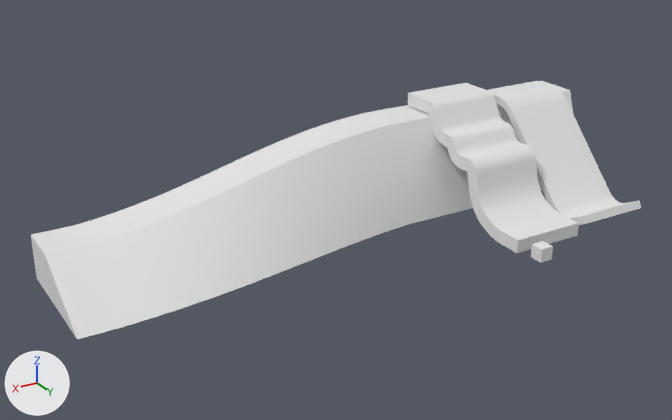
The glTF model Editor/IKRig/LevelModel/CurvedRamps_UniRamp.glb: old version first, new version second.
Both versions are drawn from a 50 mm lens placed at (277.0, 300.0, 199.0), pointed at (63.0, -56.0, 21.0). The lights are fixed; the arrows at lower left show +X, +Y and +Z. The older version comes first. Where no turn or scale is listed for an object, it has been applied to the vertices.

Script lines for the objects in view, before the commit:
```python
me_cube_001 = bpy.data.meshes.new('Cube.001')
me_cube_001.from_pydata(...)  # a box spanning x -3.49..3.49, y -3.49..3.49, z -3.49..3.49
me_plane_001 = bpy.data.meshes.new('Plane.001')
me_plane_001.from_pydata(...)  # 162 vertices, 320 faces; spans x -206.0..100.0, y -28.0..38.0, z 0.0..50.0
me_plane_002 = bpy.data.meshes.new('Plane.002')
me_plane_002.from_pydata(...)  # 112 vertices, 220 faces; spans x -49.4..-9.4, y -51.2..44.1, z 0.7..57.8
ob_cube = bpy.data.objects.new('Cube', me_cube_001)
ob_cube.location = (-16.0, 4.0, 4.0)
ob_plane = bpy.data.objects.new('Plane', me_plane_002)
ob_plane.location = (0.0, -50.0, 0.0)
ob_plane_001 = bpy.data.objects.new('Plane.001', me_plane_001)
ob_plane_001.location = (97.6, -75.3, 0.0)
# also in view: 'Plane.002' at (-75.0, -49.0, 27.0)
```
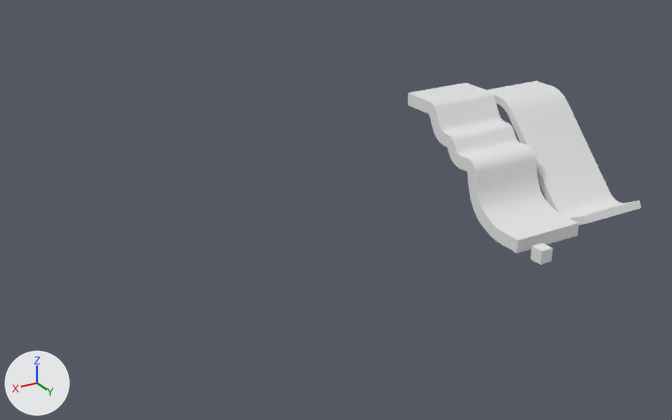
Scene script edits in JSON lines:
```json
{"op": "remove", "block": "ob_plane_001", "code": ["ob_plane_001 = bpy.data.objects.new('Plane.001', me_plane_001)", "ob_plane_001.location = (97.6, -75.3, 0.0)"]}
{"op": "set", "path": "ob_cube.location", "old": "(-16.0, 4.0, 4.0)", "new": "(-16.0, 4.0, 3.0)"}
```

Where the change shows, as pixel boxes (x1, y1, x2, y2) in the pictures (672 x 420 px):
```json
{"object": "Plane.001", "change": "deleted", "before": [31, 81, 573, 339]}
{"object": "Cube", "change": "moved", "before": [531, 241, 553, 263], "after": [531, 243, 553, 265]}
```
